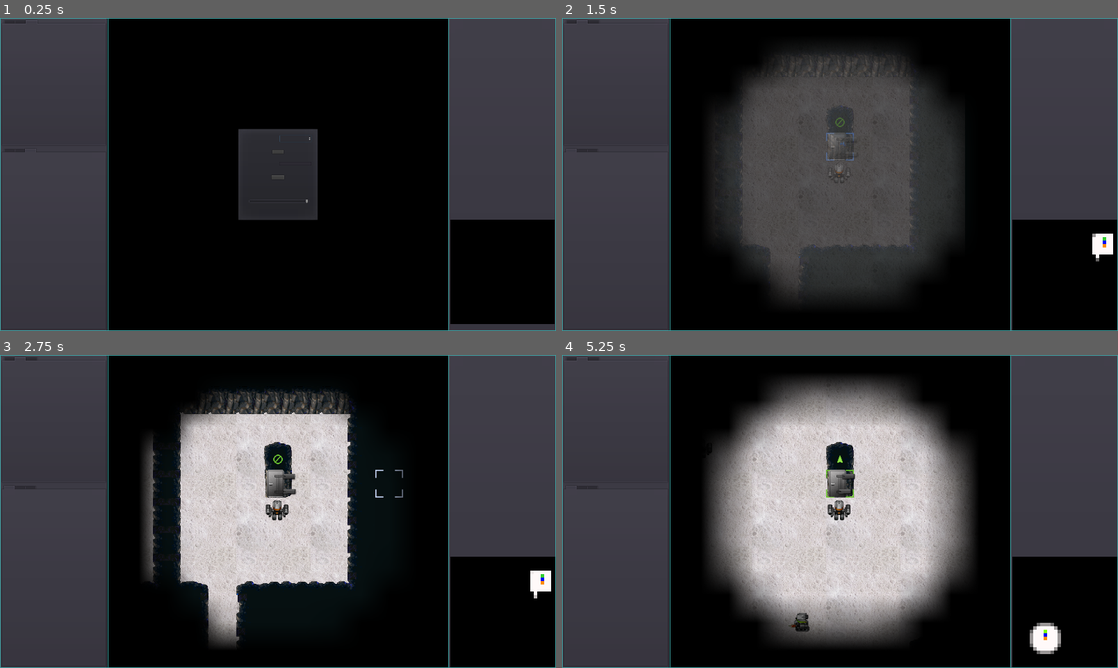
Above: before the commit, frames 1-4 (two rows, left to right).
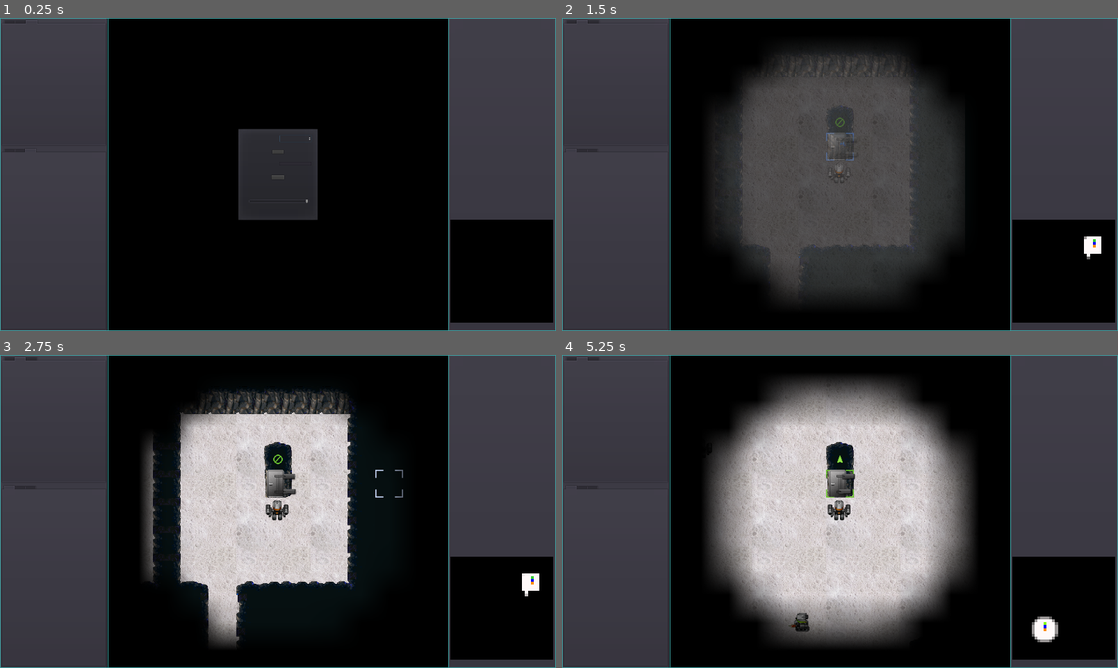
Above: after the commit, the same moments.

Repository: sarrowsmith/quasidroid
Game: Godot game, scene res://Main.tscn
The game is run twice, just before and just after one commit, with the same random seed, the same clock (stepped at 60 frames per second) and the same inputs. Sound files missing from this copy of the repository are replaced by a short silence.
Inputs (mouse positions are in pixels of both pictures, inside the frame that each line leads up to):
- Up to frame 1 (0.25 s): no input
- Up to frame 2 (1.5 s): click (856, 165) at 0.52 s; type "12" at 0.6 s; click "New from Seed" at 1.25 s
- Up to frame 3 (2.75 s): tap Enter at 2 s; move the mouse to (400, 495) at 2.02 s; tap R at 2.1 s; click (400, 495) at 2.17 s; tap Space at 2.27 s
- Up to frame 4 (5.25 s): tap Delete (map_reset) at 2.75 s; move the mouse to (728, 527) at 2.77 s; hold S 2.78-3.53 s; tap Q at 2.85 s; tap Space at 3.02, 4.52 s; move the mouse to (895, 442) at 3.52 s; tap F at 3.6 s; move the mouse to (812, 574) at 4.27 s; tap U at 4.35 s; click (812, 574) at 4.42 s; move the mouse to (1006, 558) at 5.02 s; hold S from 5.03 s (still down); tap O at 5.1 s

The runs differ from the first frame. In frame 1, 0.2% of the frame differs, in the area x 81-100%, y 64-98%; in frame 2, 0.9%; in frame 3, 0.9%; in frame 4, 1.0%, in the area x 81-100%, y 64-100%.

Commit message:
Fiddling with map scale

Diff:
--- a/Main.tscn
+++ b/Main.tscn
@@ -13,7 +13,7 @@
 [ext_resource path="res://AudioBankPlayer.tscn" type="PackedScene" id=11]
 
 [sub_resource type="ImageTexture" id=1]
-size = Vector2( 360, 360 )
+size = Vector2( 356, 356 )
 
 [sub_resource type="ImageTexture" id=2]
 flags = 0
@@ -633,21 +633,23 @@
 light_mask = 2
 margin_left = 7.0
 margin_top = 7.0
-margin_right = 367.0
+margin_right = 365.0
 margin_bottom = 1073.0
+size_flags_horizontal = 3
+size_flags_vertical = 3
 split_offset = 148
 dragger_visibility = 2
 
 [node name="Log" type="ScrollContainer" parent="View/PanelR/Split"]
 light_mask = 2
-margin_right = 360.0
+margin_right = 358.0
 margin_bottom = 681.0
 size_flags_horizontal = 3
 size_flags_vertical = 3
 
 [node name="Info" type="RichTextLabel" parent="View/PanelR/Split/Log"]
 light_mask = 2
-margin_right = 360.0
+margin_right = 358.0
 margin_bottom = 681.0
 rect_clip_content = false
 focus_mode = 2
@@ -665,19 +667,19 @@
 [node name="Map" type="MarginContainer" parent="View/PanelR/Split"]
 light_mask = 2
 margin_top = 681.0
-margin_right = 360.0
+margin_right = 358.0
 margin_bottom = 1066.0
 size_flags_horizontal = 3
 size_flags_vertical = 7
 
 [node name="Container" type="VBoxContainer" parent="View/PanelR/Split/Map"]
 light_mask = 2
-margin_right = 360.0
+margin_right = 358.0
 margin_bottom = 385.0
 
 [node name="MapLabel" type="RichTextLabel" parent="View/PanelR/Split/Map/Container"]
 light_mask = 2
-margin_right = 360.0
+margin_right = 358.0
 margin_bottom = 21.0
 size_flags_horizontal = 3
 size_flags_vertical = 5
@@ -695,18 +697,20 @@
 [node name="MapImage" type="TextureRect" parent="View/PanelR/Split/Map/Container"]
 light_mask = 2
 margin_top = 25.0
-margin_right = 360.0
+margin_right = 358.0
 margin_bottom = 385.0
 size_flags_horizontal = 3
 size_flags_vertical = 3
 texture = SubResource( 1 )
 
 [node name="LevelMap" type="Sprite" parent="View/PanelR/Split/Map/Container/MapImage"]
+position = Vector2( 18, 18 )
 texture = SubResource( 2 )
 centered = false
 
 [node name="LevelFog" type="Sprite" parent="View/PanelR/Split/Map/Container/MapImage"]
 material = SubResource( 3 )
+position = Vector2( 18, 18 )
 texture = SubResource( 4 )
 centered = false
 
--- a/World.gd
+++ b/World.gd
@@ -10,7 +10,7 @@
 export(NodePath) var rogue_status_path
 export(NodePath) var log_path
 export(NodePath) var map_panel_path
-export(int) var map_scale = 12
+export(int) var map_scale = 10
 
 
 enum {INFO, STATUS, HELP}
--- a/robots/Player.gd
+++ b/robots/Player.gd
@@ -101,7 +101,7 @@
 		return
 	var location_type = level.location_type(level.cursor.location)
 	var distance_squared = location.distance_squared_to(level.cursor.location)
-	var in_range = distance_squared <= stats.stats.speed
+	var in_range = distance_squared <= moves * moves
 	match location_type:
 		Level.LIFT:
 			var lift = level.lift_at(level.cursor.location)
